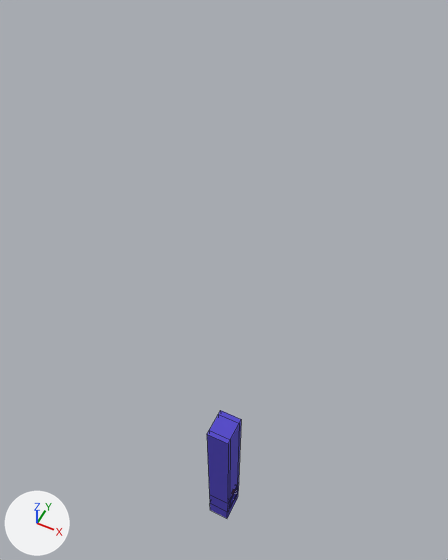
The FBX model Assets/Meshes/SM_MonteCharge.FBX: old version first, new version second.
The view is the same before and after, from a 50 mm lens placed at (5.4, -10.9, 30.1), pointed at (-1.1, 2.1, 13.8). The axes (+X, +Y, +Z) are drawn at lower left. The lights are the same throughout. Mesh edges are drawn as thin lines. Where no turn or scale is listed for an object, it has been applied to the vertices.

Names of what the first picture shows: 'SM_MonteCharge'.
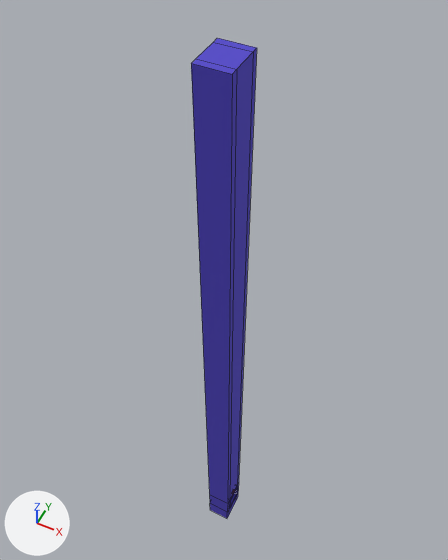
The newer file is also rescaled (x1.042) as a whole; pictures and numbers use the older file's frame.

Changed parts and their boxes [x1, y1, x2, y2] in the pictures (448 x 560 px; the box of a moved part takes in the faces that stretch with it):
'SM_MonteCharge', reshaped (91% wider, 338% taller)
    before: [207, 410, 241, 519]
    after: [191, 38, 257, 519]
part 1 of me_mesh, moved or reshaped
    before: [207, 410, 241, 486]
    after: [191, 38, 257, 486]

The edits, one by one:
me_mesh has 64 vertices, 55 faces and spans x -0.49..0.49, y -0.6..0.6, z 0.0..7.67.
me_mesh is used by ob_sm_montecharge; location (0.0, 0.0, 0.0).
Before the commit, vertices of me_mesh: 20 (-0.49, -0.6, 7.67) at pixel (206, 434), 21 (0.45, -0.6, 7.67) at pixel (228, 443), 22 (-0.49, -0.4, 7.67) at pixel (209, 430), 23 (0.45, -0.4, 7.67) at pixel (230, 439), 36 (-0.49, 0.4, 7.67) at pixel (218, 414).
Before the commit, vertices of me_mesh: 37 (0.45, 0.4, 7.67) at pixel (239, 423), 38 (-0.49, 0.6, 7.67) at pixel (220, 410), 39 (0.45, 0.6, 7.67) at pixel (241, 419).
Part 1, on me_mesh:
Vertices 20 to 23, 36 to 39 of me_mesh move by (0.0, 0.0, 15.82).
